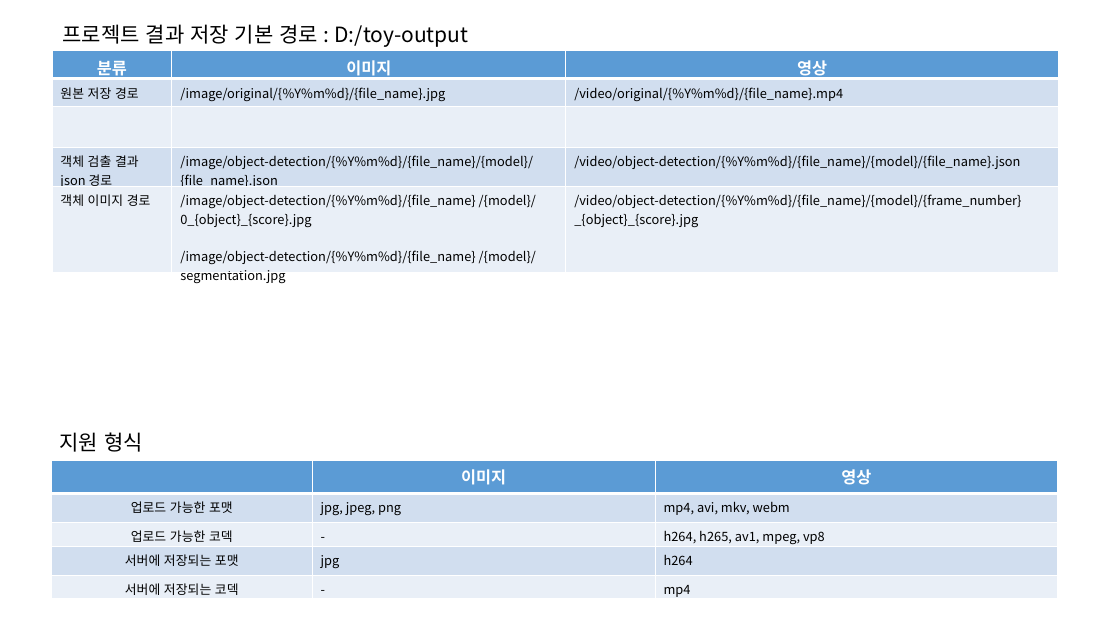
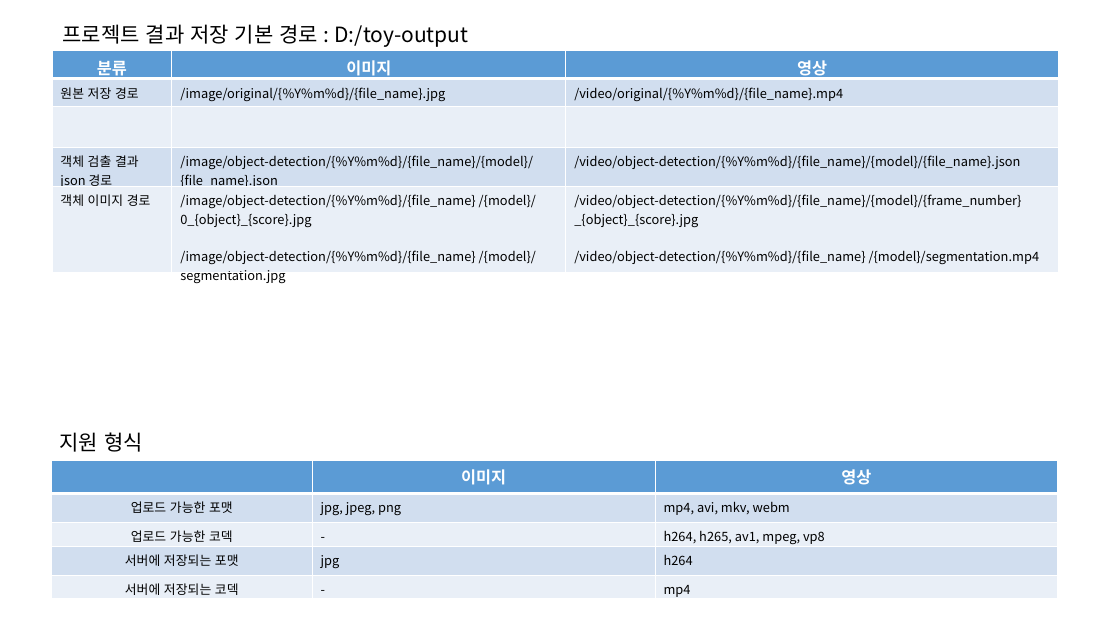
Before and after one commit to sweetleejoohyun/toy_backend, a slide deck: slide 1 of docs/순서도.pptx. Drawn at 1120x630 pixels with LibreOffice and Linux fonts; fonts in the diff are those of the drawing. Boxes give left, top, right and bottom in pixels: in the first picture for what was removed or moved away, otherwise in the second. Text is boxed around its words. In the diff, an @@ line names an element or a change of style, - is before the commit and + after.

```diff
--- a/docs/순서도.pptx
+++ b/docs/순서도.pptx
@@ table at (52,51,1059,287) @@
-row 5, column 3: /video/object-detection/{%Y%m%d}/{file_name}/{model}/{frame_number}_{object}_{score}.jpg
+row 5, column 3: /video/object-detection/{%Y%m%d}/{file_name}/{model}/{frame_number}_{object}_{score}.jpg / /video/object-detection/{%Y%m%d}/{file_name} /{model}/segmentation.mp4
```
Also in this commit, not shown: 1 other slide changed, 2 slides added.
